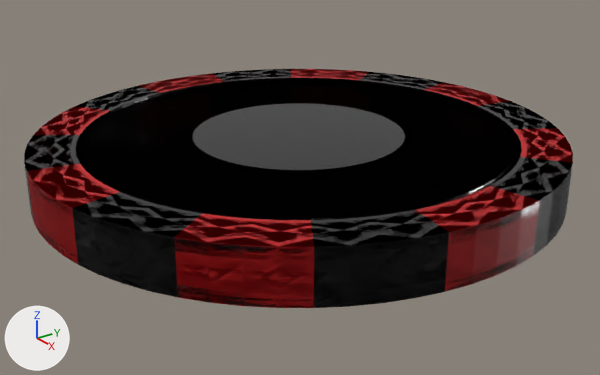
An edit to the Blender file poker-chip.blend, drawn before and after from the same camera.
Both versions are drawn from a 50 mm lens placed at (47.3, -34.6, 20.9), pointed at (0.8, -0.5, -2.2). The lights are fixed; the arrows at lower left show +X, +Y and +Z.
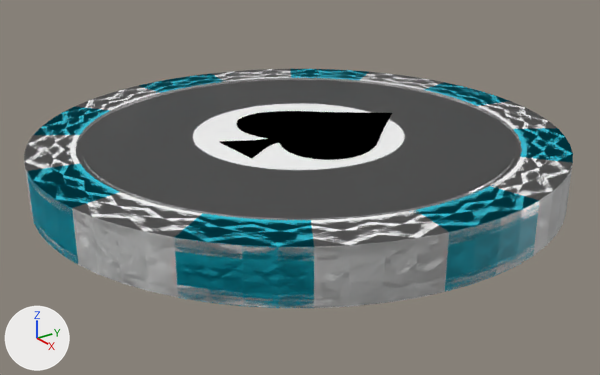
Where the change shows, as pixel boxes [x1, y1, x2, y2] in the pictures (600 x 375 px):
'Cylinder', recoloured
    both: [24, 69, 573, 308]
'Curve.001', added (black)
    after: [220, 111, 392, 160]

Diff of the bpy script that builds the scene:
```diff
--- a/poker-chip.blend.py
+++ b/poker-chip.blend.py
@@ mat_material_001 @@
 mat_material_001 = principled_material('Material.001')
-mat_material_001.base_color = (0.00394, 0.00394, 0.00394)  # black #0d0d0d
+mat_material_001.base_color = (1.0, 1.0, 1.0)  # white #ffffff
 mat_material_001.roughness = 0.218
@@ mat_material_002 @@
 mat_material_002 = principled_material('Material.002')
-mat_material_002.base_color = (0.471, 0.0, 0.0026)  # red #b70009
+mat_material_002.base_color = (0.0, 0.503, 0.658)  # cyan #00bcd4
@@ mat_svgmat_003 @@
+mat_svgmat_003 = diffuse_material('SVGMat.003')
+mat_svgmat_003.base_color = (0.0, 0.0, 0.0)  # black #000000
@@ me_curve_001 @@
+me_curve_001.from_pydata(...)  # 170 vertices, 172 faces; spans x -0.065..0.075, y -0.067..0.101, z 0.0..0.004
+me_curve_001.materials.append(mat_svgmat_003)  # black #000000
@@ ob_curve_001 @@
+ob_curve_001 = bpy.data.objects.new('Curve.001', me_curve_001)
+ob_curve_001.location = (-0.04, 0.01, 1.46)
+ob_curve_001.scale = (87.6, 87.6, 87.6)
```
